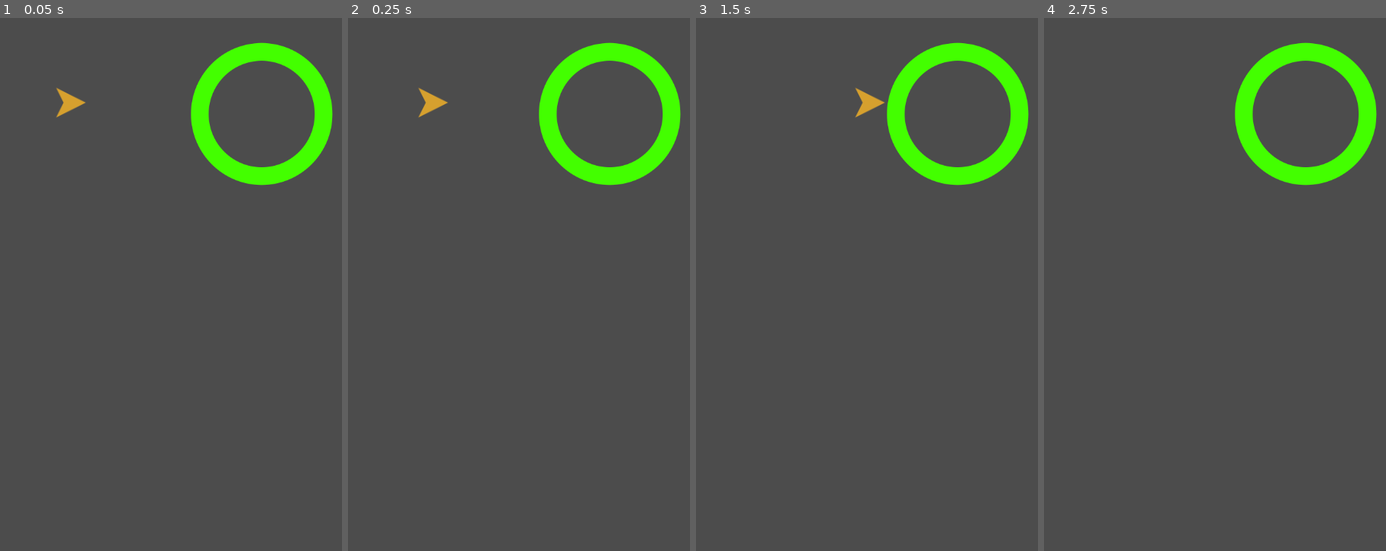
Above: before the commit, frames 1-4 (left to right).
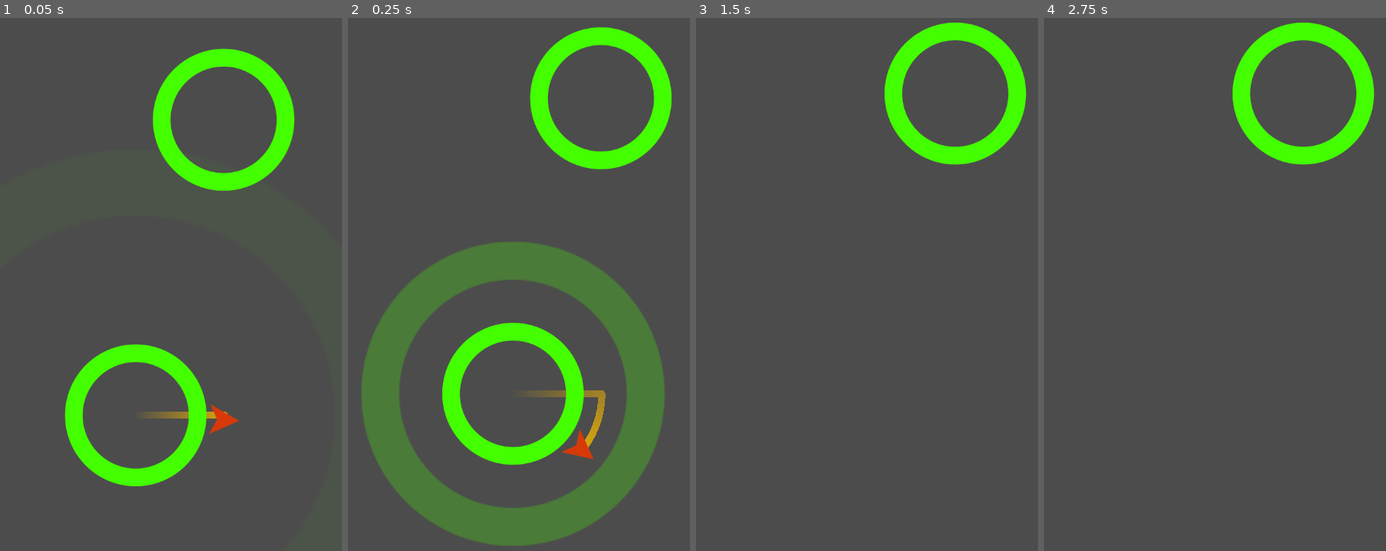
Above: after the commit, the same moments.

Repository: kidscancode/circle_jump
Game: Godot game, scene res://Main.tscn
Two runs of this game, one before a commit and one after it. Both use one fixed random seed, a clock stepped at 60 frames per second and the inputs below. Before the commit the project has no main scene; this scene is started directly in both runs.
Inputs (mouse positions are in pixels of both pictures, inside the frame that each line leads up to):
- Up to frame 1 (0.05 s): no input
- Up to frame 2 (0.25 s): no input
- Up to frame 3 (1.5 s): move the mouse to (942, 215) at 0.52 s; click (942, 215) at 0.67 s; move the mouse to (798, 279) at 1.27 s; click (798, 279) at 1.42 s
- Up to frame 4 (2.75 s): move the mouse to (1249, 113) at 2.02 s; click (1249, 113) at 2.17 s

The runs differ from the first frame. In frame 1, 11% of the frame differs, in the area x 16-98%, y 4-88%; in frame 2, 27%, in the area x 4-98%, y 1-99%; in frame 3, 5.7%; in frame 4, 5.5%.

Commit message:
part 02 initial gameplay

Diff:
--- /dev/null
+++ b/Main.gd
@@ -0,0 +1,32 @@
+extends Node
+
+var Circle = preload("res://objects/Circle.tscn")
+var Jumper = preload("res://objects/Jumper.tscn")
+
+var player
+
+func _ready():
+	randomize()
+	new_game()
+
+func new_game():
+	$Camera2D.position = $StartPosition.position
+	player = Jumper.instance()
+	player.position = $StartPosition.position
+	add_child(player)
+	player.connect("captured", self, "_on_Jumper_captured")
+	spawn_circle($StartPosition.position)
+
+func spawn_circle(_position=null):
+	var c = Circle.instance()
+	if !_position:
+		var x = rand_range(-150, 150)
+		var y = rand_range(-500, -400)
+		_position = player.target.position + Vector2(x, y)
+	add_child(c)
+	c.init(_position)
+
+func _on_Jumper_captured(object):
+	$Camera2D.position = object.position
+	object.capture()
+	call_deferred("spawn_circle")
--- a/Main.tscn
+++ b/Main.tscn
@@ -1,12 +1,16 @@
-[gd_scene load_steps=3 format=2]
+[gd_scene load_steps=2 format=2]
 
-[ext_resource path="res://objects/Jumper.tscn" type="PackedScene" id=1]
-[ext_resource path="res://objects/Circle.tscn" type="PackedScene" id=2]
+[ext_resource path="res://Main.gd" type="Script" id=1]
 
 [node name="Main" type="Node"]
+script = ExtResource( 1 )
 
-[node name="Jumper" parent="." instance=ExtResource( 1 )]
-position = Vector2( 93.7569, 225.416 )
+[node name="StartPosition" type="Position2D" parent="."]
+position = Vector2( 219.144, 689.962 )
 
-[node name="Circle" parent="." instance=ExtResource( 2 )]
-position = Vector2( 367.049, 241.374 )
+[node name="Camera2D" type="Camera2D" parent="."]
+position = Vector2( 296.187, 633.464 )
+offset = Vector2( 0, -200 )
+current = true
+smoothing_enabled = true
+smoothing_speed = 8.0
--- a/objects/Circle.gd
+++ b/objects/Circle.gd
@@ -5,16 +5,23 @@
 var radius = 100
 var rotation_speed = PI
 
-func _ready():
-	init()
-
-func init(_radius=radius):
+func init(_position, _radius=radius):
+	position = _position
 	radius = _radius
 	$CollisionShape2D.shape = $CollisionShape2D.shape.duplicate()
 	$CollisionShape2D.shape.radius = radius
 	var img_size = $Sprite.texture.get_size().x / 2
 	$Sprite.scale = Vector2(1, 1) * radius / img_size
 	orbit_position.position.x = radius + 25
+	rotation_speed *= pow(-1, randi() % 2)
 
 func _process(delta):
 	$Pivot.rotation += rotation_speed * delta
+
+func implode():
+	$AnimationPlayer.play("implode")
+	yield($AnimationPlayer, "animation_finished")
+	queue_free()
+
+func capture():
+	$AnimationPlayer.play("capture")
--- a/objects/Circle.tscn
+++ b/objects/Circle.tscn
@@ -1,26 +1,105 @@
-[gd_scene load_steps=6 format=2]
+[gd_scene load_steps=8 format=2]
 
 [ext_resource path="res://objects/Circle.gd" type="Script" id=1]
 [ext_resource path="res://objects/color.shader" type="Shader" id=2]
 [ext_resource path="res://assets/images/circle1_n.png" type="Texture" id=3]
 
-[sub_resource type="ShaderMaterial" id=2]
+[sub_resource type="ShaderMaterial" id=1]
 shader = ExtResource( 2 )
 shader_param/color = Color( 0.266667, 1, 0, 1 )
 
-[sub_resource type="CircleShape2D" id=1]
+[sub_resource type="CircleShape2D" id=2]
 radius = 128.501
+
+[sub_resource type="Animation" id=4]
+resource_name = "capture"
+length = 0.5
+step = 0.01
+tracks/0/type = "value"
+tracks/0/path = NodePath("SpriteEffect:visible")
+tracks/0/interp = 1
+tracks/0/loop_wrap = true
+tracks/0/imported = false
+tracks/0/enabled = true
+tracks/0/keys = {
+"times": PoolRealArray( 0 ),
+"transitions": PoolRealArray( 1 ),
+"update": 1,
+"values": [ true ]
+}
+tracks/1/type = "value"
+tracks/1/path = NodePath("SpriteEffect:scale")
+tracks/1/interp = 1
+tracks/1/loop_wrap = true
+tracks/1/imported = false
+tracks/1/enabled = true
+tracks/1/keys = {
+"times": PoolRealArray( 0, 0.5 ),
+"transitions": PoolRealArray( 1, 1 ),
+"update": 0,
+"values": [ Vector2( 3, 3 ), Vector2( 1e-05, 1e-05 ) ]
+}
+tracks/2/type = "value"
+tracks/2/path = NodePath("SpriteEffect:self_modulate")
+tracks/2/interp = 1
+tracks/2/loop_wrap = true
+tracks/2/imported = false
+tracks/2/enabled = true
+tracks/2/keys = {
+"times": PoolRealArray( 0, 0.5 ),
+"transitions": PoolRealArray( 1, 1 ),
+"update": 0,
+"values": [ Color( 1, 1, 1, 0 ), Color( 1, 1, 1, 0.560784 ) ]
+}
+
+[sub_resource type="Animation" id=3]
+resource_name = "implode"
+length = 0.4
+tracks/0/type = "value"
+tracks/0/path = NodePath(".:scale")
+tracks/0/interp = 1
+tracks/0/loop_wrap = true
+tracks/0/imported = false
+tracks/0/enabled = true
+tracks/0/keys = {
+"times": PoolRealArray( 0, 0.4 ),
+"transitions": PoolRealArray( 1, 1 ),
+"update": 0,
+"values": [ Vector2( 1, 1 ), Vector2( 1e-05, 1e-05 ) ]
+}
+tracks/1/type = "value"
+tracks/1/path = NodePath(".:modulate")
+tracks/1/interp = 1
+tracks/1/loop_wrap = true
+tracks/1/imported = false
+tracks/1/enabled = true
+tracks/1/keys = {
+"times": PoolRealArray( 0, 0.4 ),
+"transitions": PoolRealArray( 1, 1 ),
+"update": 0,
+"values": [ Color( 1, 1, 1, 1 ), Color( 1, 1, 1, 0 ) ]
+}
 
 [node name="Circle" type="Area2D"]
 script = ExtResource( 1 )
 
 [node name="Sprite" type="Sprite" parent="."]
-material = SubResource( 2 )
+material = SubResource( 1 )
+texture = ExtResource( 3 )
+
+[node name="SpriteEffect" type="Sprite" parent="."]
+self_modulate = Color( 1, 1, 1, 0 )
+material = SubResource( 1 )
+scale = Vector2( 3, 3 )
 texture = ExtResource( 3 )
 
 [node name="CollisionShape2D" type="CollisionShape2D" parent="."]
-shape = SubResource( 1 )
+shape = SubResource( 2 )
 
 [node name="Pivot" type="Node2D" parent="."]
 
 [node name="OrbitPosition" type="Position2D" parent="Pivot"]
+
+[node name="AnimationPlayer" type="AnimationPlayer" parent="."]
+anims/capture = SubResource( 4 )
+anims/implode = SubResource( 3 )
--- a/objects/Jumper.gd
+++ b/objects/Jumper.gd
@@ -1,22 +1,34 @@
 extends Area2D
+
+signal captured
+
+onready var trail = $Trail/Points
 
 var velocity = Vector2(100, 0)
 var jump_speed = 1000
 var target = null
+var trail_length = 25
 
 func _unhandled_input(event):
 	if target and event is InputEventScreenTouch and event.pressed:
 		jump()
 
 func jump():
+	target.implode()
 	target = null
 	velocity = transform.x * jump_speed
 
 func _on_Jumper_area_entered(area):
 	target = area
+	target.get_node("Pivot").rotation = (position - target.position).angle()
 	velocity = Vector2.ZERO
+	emit_signal("captured", area)
 
 func _physics_process(delta):
+	if trail.points.size() > trail_length:
+		trail.remove_point(0)
+	trail.add_point(position)
+
 	if target:
 		transform = target.orbit_position.global_transform
 	else:
--- a/objects/Jumper.tscn
+++ b/objects/Jumper.tscn
@@ -6,7 +6,10 @@
 
 [sub_resource type="ShaderMaterial" id=1]
 shader = ExtResource( 2 )
-shader_param/color = Color( 0.843137, 0.631373, 0.184314, 1 )
+shader_param/color = Color( 0.847059, 0.227451, 0.0392157, 1 )
+
+[sub_resource type="Gradient" id=2]
+colors = PoolColorArray( 0.85098, 0.65098, 0.054902, 0, 0.851562, 0.651978, 0.0532227, 1 )
 
 [node name="Jumper" type="Area2D"]
 script = ExtResource( 1 )
@@ -22,4 +25,14 @@
 
 [node name="VisibilityNotifier2D" type="VisibilityNotifier2D" parent="."]
 
+[node name="Trail" type="Node" parent="."]
+
+[node name="Points" type="Line2D" parent="Trail"]
+z_index = -1
+gradient = SubResource( 2 )
+texture_mode = 0
+joint_mode = 2
+begin_cap_mode = 2
+end_cap_mode = 2
+
 [connection signal="area_entered" from="." to="." method="_on_Jumper_area_entered"]
--- a/project.godot
+++ b/project.godot
@@ -16,6 +16,7 @@
 [application]
 
 config/name="circle_jump"
+run/main_scene="res://Main.tscn"
 config/icon="res://icon.png"
 
 [display]
Not shown: 1 places in objects/Jumper.tscn that only renumber resources
